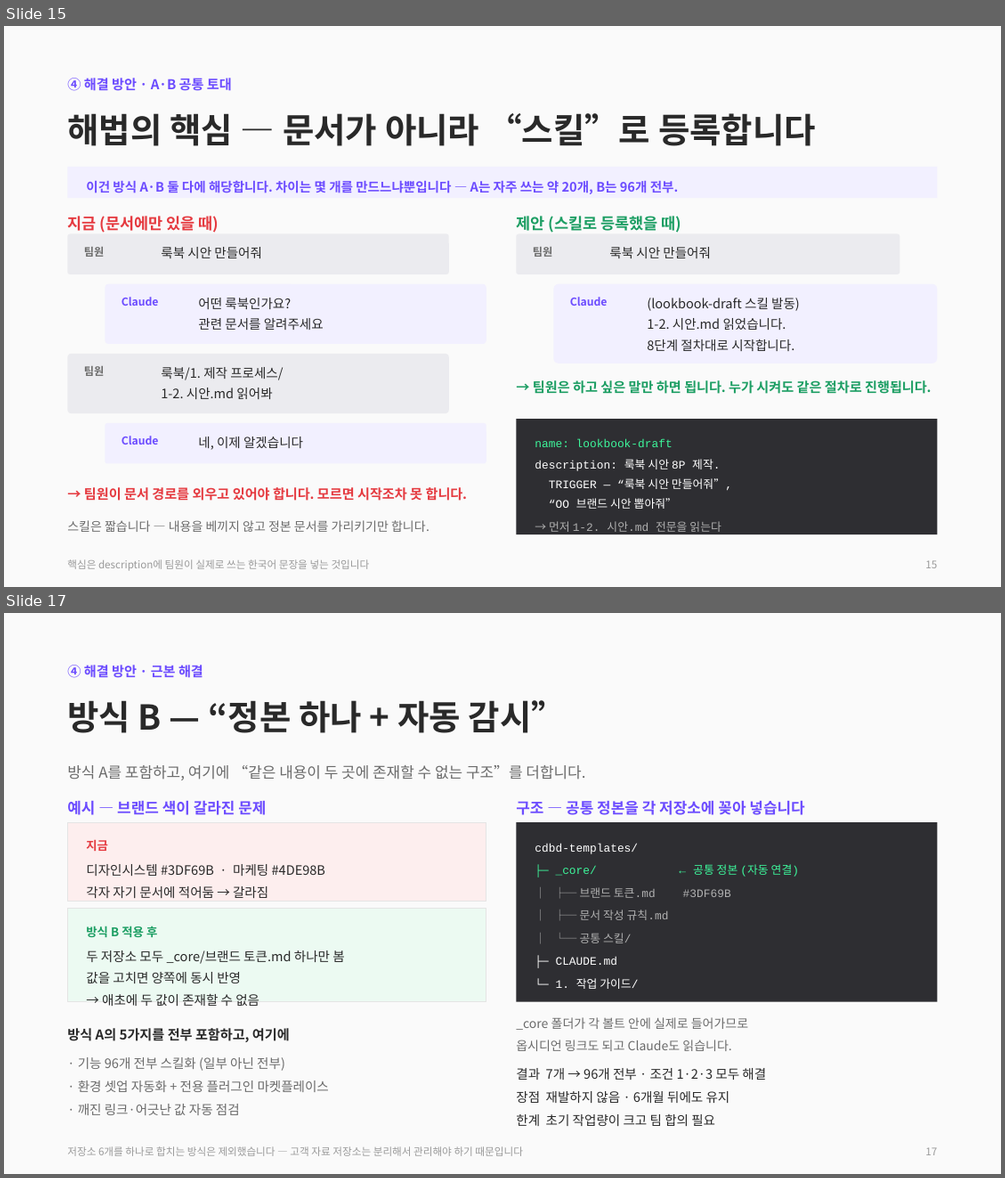
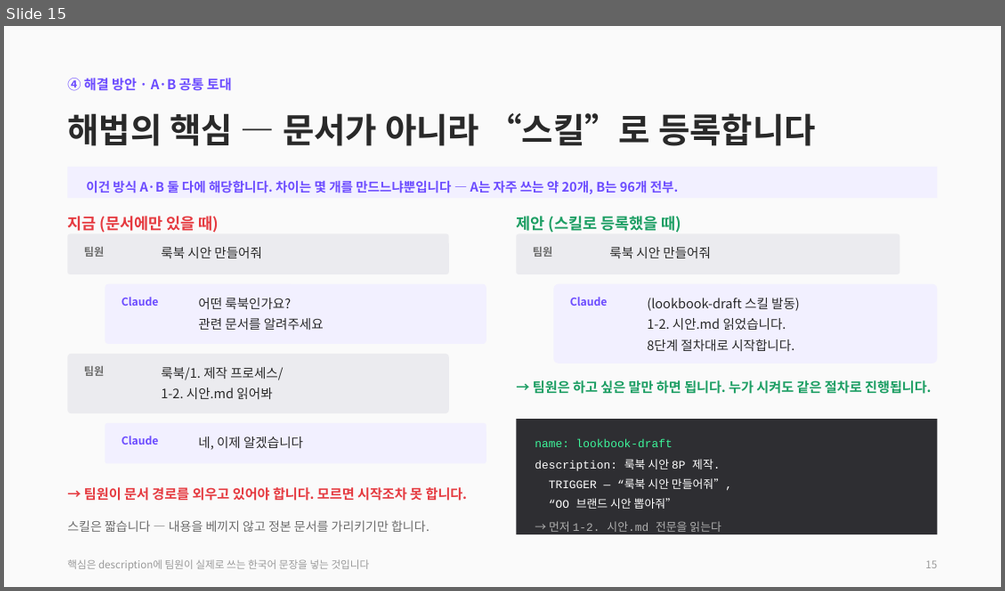
Before and after one commit to CdBd-in/design, a slide deck: CdBd 문서 체계 진단 및 개편 제안.pptx. Shown one above the other, each under a label of ours: slides 15 and 17 before the commit, slide 15 after it; the slides between them are not shown. The pictures are 1005x1178 and 1005x591 pixels, drawn with LibreOffice and Linux fonts; fonts in the diff are those of the drawing. Boxes give left, top, right and bottom in pixels: in the first picture for what was removed or moved away, otherwise in the second. Text is boxed around its words. In the diff, an @@ line names an element or a change of style, - is before the commit and + after.

```diff
--- a/CdBd 문서 체계 진단 및 개편 제안.pptx
+++ b/CdBd 문서 체계 진단 및 개편 제안.pptx
@@ slide 17 removed at (4,613,1001,1174), background #FFFFFF @@
@@ rectangle removed at (4,613,1001,1174) @@
@@ text removed at (67,665,203,678) @@
-④ 해결 방안 · 근본 해결
@@ text removed at (67,700,566,733) @@
-방식 B — “정본 하나 + 자동 감시”
@@ text removed at (67,765,585,780) @@
-방식 A를 포함하고, 여기에 “같은 내용이 두 곳에 존재할 수 없는 구조”를 더합니다.
@@ text removed at (67,801,266,815) @@
-예시 — 브랜드 색이 갈라진 문제
@@ rectangle removed at (67,822,486,900) @@
@@ text removed at (516,801,804,815) @@
-구조 — 공통 정본을 각 저장소에 꽂아 넣습니다
@@ rectangle removed at (517,822,938,1002) @@
@@ text removed at (86,839,325,898) @@
-지금
-디자인시스템 #3DF69B · 마케팅 #4DE98B
-각자 자기 문서에 적어둠 → 갈라짐
@@ text removed at (534,844,799,989) @@
-cdbd-templates/
-├─ _core/ ← 공통 정본 (자동 연결)
-│ ├─ 브랜드 토큰.md #3DF69B
-│ ├─ 문서 작성 규칙.md
-│ └─ 공통 스킬/
-├─ CLAUDE.md
-└─ 1. 작업 가이드/
@@ rectangle removed at (67,908,486,1002) @@
@@ text removed at (86,925,344,1005) @@
-방식 B 적용 후
-두 저장소 모두 _core/브랜드 토큰.md 하나만 봄
-값을 고치면 양쪽에 동시 반영
-→ 애초에 두 값이 존재할 수 없음
@@ text removed at (67,1028,329,1115) @@
-방식 A의 5가지를 전부 포함하고, 여기에
-· 기능 96개 전부 스킬화 (일부 아닌 전부)
-· 환경 셋업 자동화 + 전용 플러그인 마켓플레이스
-· 깨진 링크·어긋난 값 자동 점검
@@ text removed at (516,1017,748,1051) @@
-_core 폴더가 각 볼트 안에 실제로 들어가므로
-옵시디언 링크도 되고 Claude도 읽습니다.
@@ text removed at (516,1068,766,1126) @@
-결과 7개 → 96개 전부 · 조건 1·2·3 모두 해결
-장점 재발하지 않음 · 6개월 뒤에도 유지
-한계 초기 작업량이 크고 팀 합의 필요
@@ text removed at (67,1146,523,1156) @@
-저장소 6개를 하나로 합치는 방식은 제외했습니다 — 고객 자료 저장소는 분리해서 관리해야 하기 때문입니다
@@ text removed at (925,1147,937,1155) @@
-17
```
Also in this commit, not shown: 5 slides changed, 4 slides added, 1 other slide removed, 1 other file.
